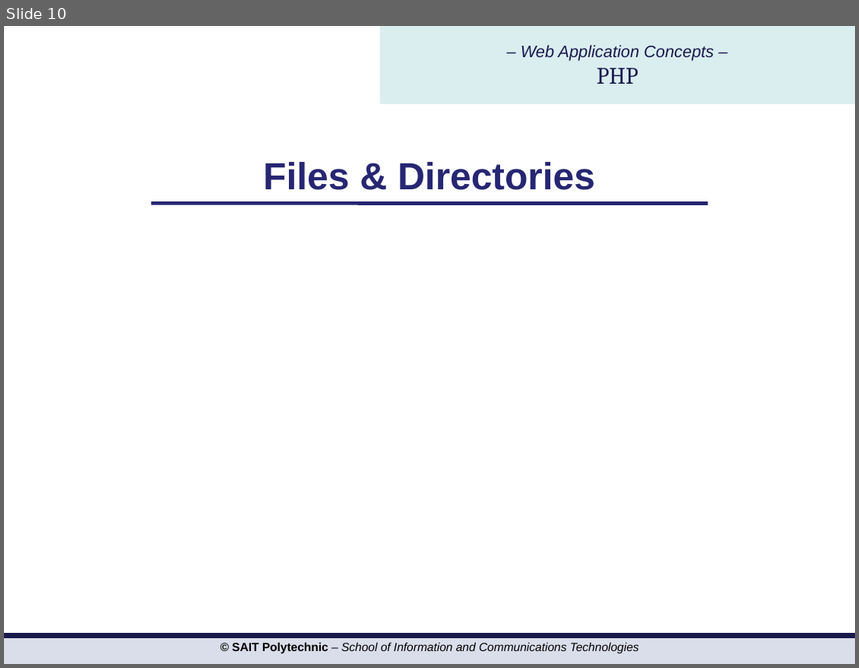
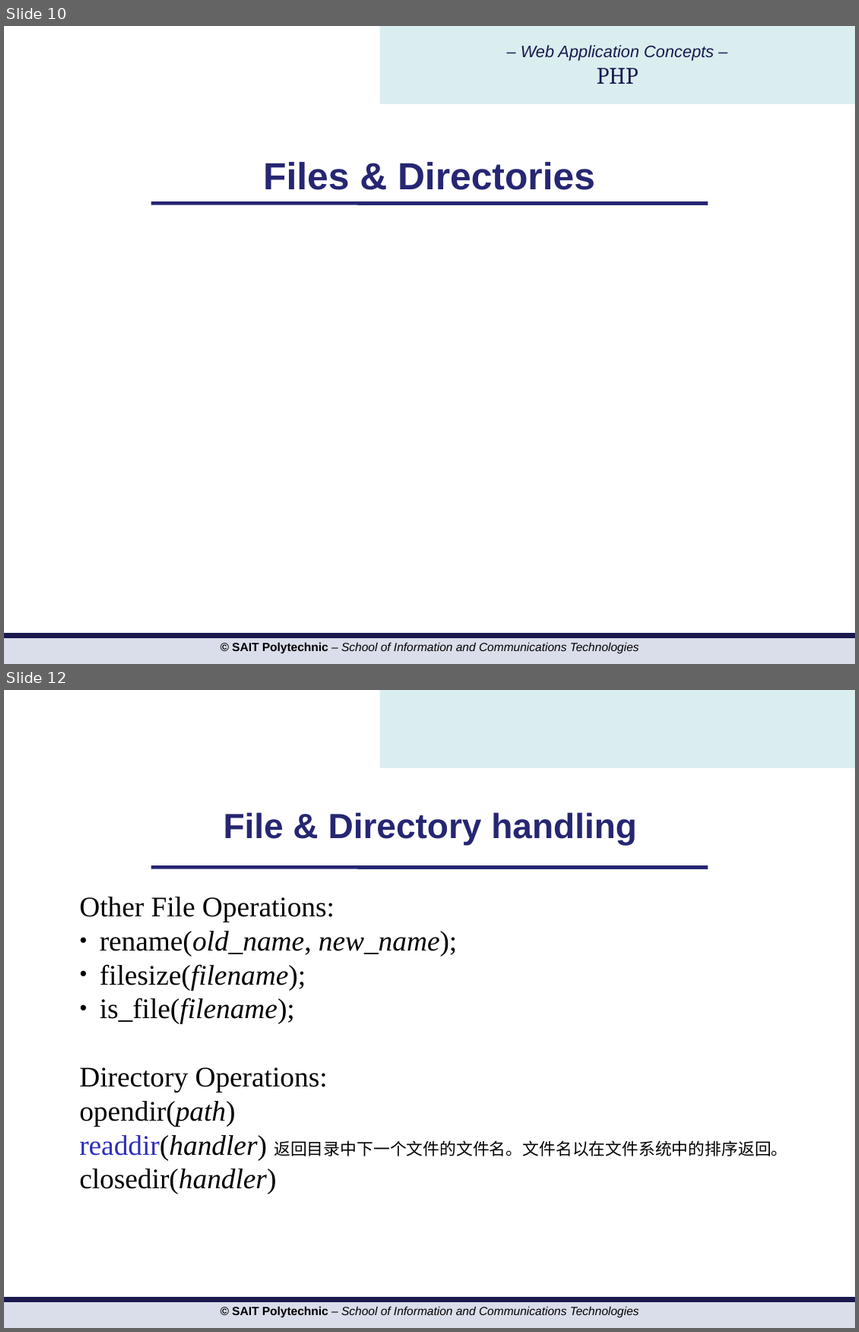
Before and after one commit to hdmdhr/CPRG-210-OSD-Assignment, a slide deck: PPTs/php/PHP Day 5 pattern files cookie session.ppt. Shown one above the other, each under a label of ours: slide 10 before the commit, slides 10 and 12 after it; the slides between them are not shown. The pictures are 859x668 and 859x1332 pixels, drawn with LibreOffice and Linux fonts; fonts in the diff are those of the drawing; background and template pictures are left out. Boxes give left, top, right and bottom in pixels: in the first picture for what was removed or moved away, otherwise in the second. Text is boxed around its words. In the diff, an @@ line names an element or a change of style, - is before the commit and + after.

```diff
--- a/PPTs/php/PHP Day 5 pattern files cookie session.ppt
+++ b/PPTs/php/PHP Day 5 pattern files cookie session.ppt
@@ slide 12 added at (4, 690, 855, 1328), background #FFFFFF; not listed: 3 template elements that a slide beside it also shows @@
@@ rectangle added at (380, 690, 855, 768), fill #DAEDEF @@
@@ text added at (224, 812, 637, 845), 29.6 pt, text #262673, bold @@
+File & Directory handling
@@ text added at (79, 897, 788, 1195), 24 pt, text #000000 @@
+Other File Operations:
+● rename(old_name, new_name);
+● filesize(filename);
+● is_file(filename);
+Directory Operations:
+opendir(path)
+readdir(handler) 返回目录中下一个文件的文件名。文件名以在文件系统中的排序返回。
+closedir(handler)
```
Also in this commit, not shown: 9 slides changed, 1 other slide added, 2 slides removed, 7 other files.
